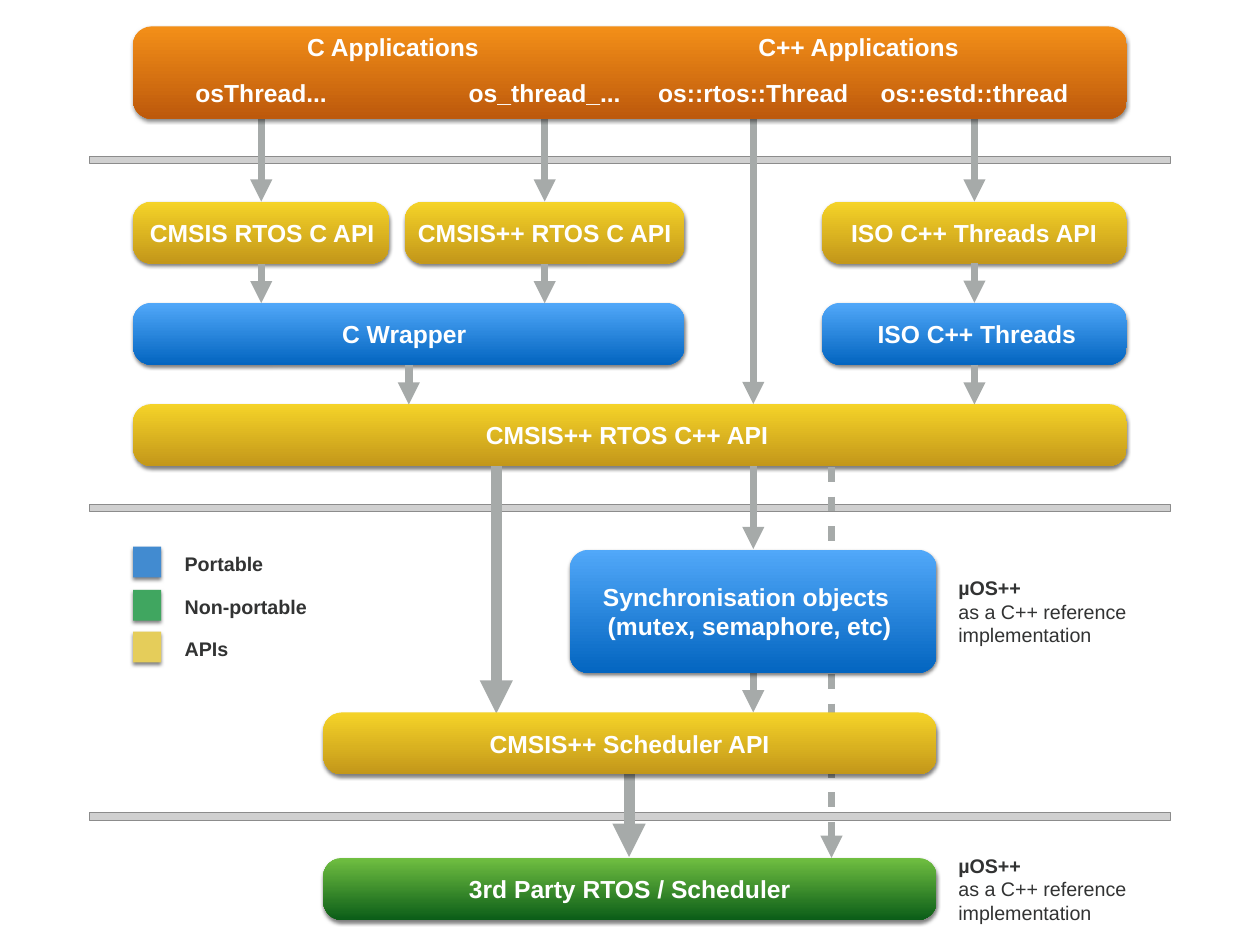
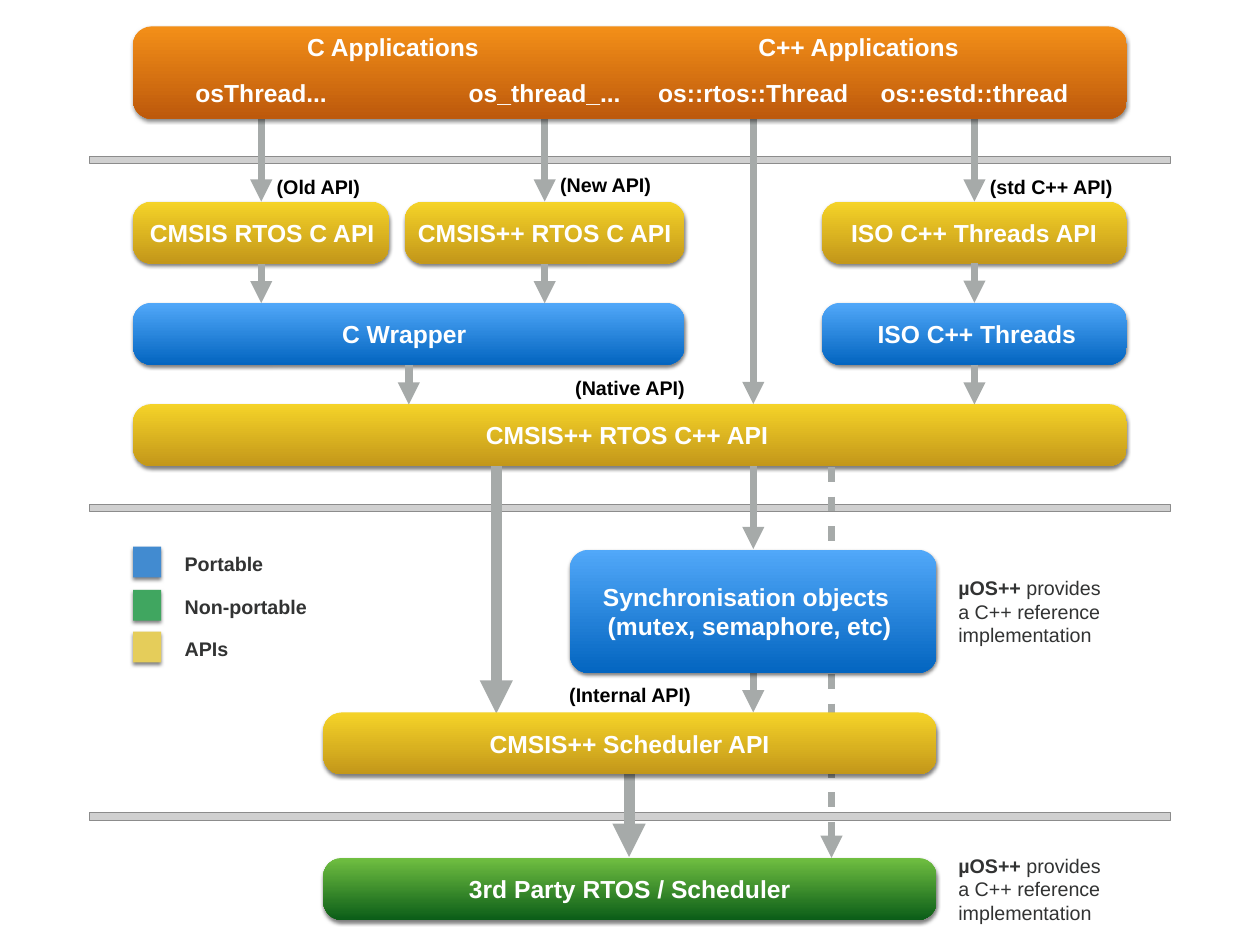
Before and after one commit to micro-os-plus/web-jekyll, a slide deck: slide 1 of assets/images/2016/cmsis-plus-rtos-overview.pptx. Drawn at 1260x945 pixels with LibreOffice and Linux fonts; fonts in the diff are those of the drawing; grey boxes stand for pictures. Boxes give left, top, right and bottom in pixels: in the first picture for what was removed or moved away, otherwise in the second. Text is boxed around its words. In the diff, an @@ line names an element or a change of style, - is before the commit and + after.

```diff
--- a/assets/images/2016/cmsis-plus-rtos-overview.pptx
+++ b/assets/images/2016/cmsis-plus-rtos-overview.pptx
@@ text added at box(277, 179, 360, 198), 16 pt, text #000000, bold @@
+(Old API)
@@ text added at box(560, 177, 651, 196), 16 pt, text #000000, bold @@
+(New API)
@@ text added at box(990, 179, 1112, 198), 16 pt, text #000000, bold @@
+(std C++ API)
@@ text added at box(575, 380, 684, 399), 16 pt, text #000000, bold @@
+(Native API)
@@ text at box(958, 580, 1100, 619): text changed @@
-µOS++
-as a C++ reference
+µOS++ provides
+a C++ reference
@@ text added at box(569, 687, 690, 706), 16 pt, text #000000, bold @@
+(Internal API)
@@ text at box(958, 858, 1100, 896): text changed @@
-µOS++
-as a C++ reference
+µOS++ provides
+a C++ reference
```
Also in this commit, not shown: 4 other files.
